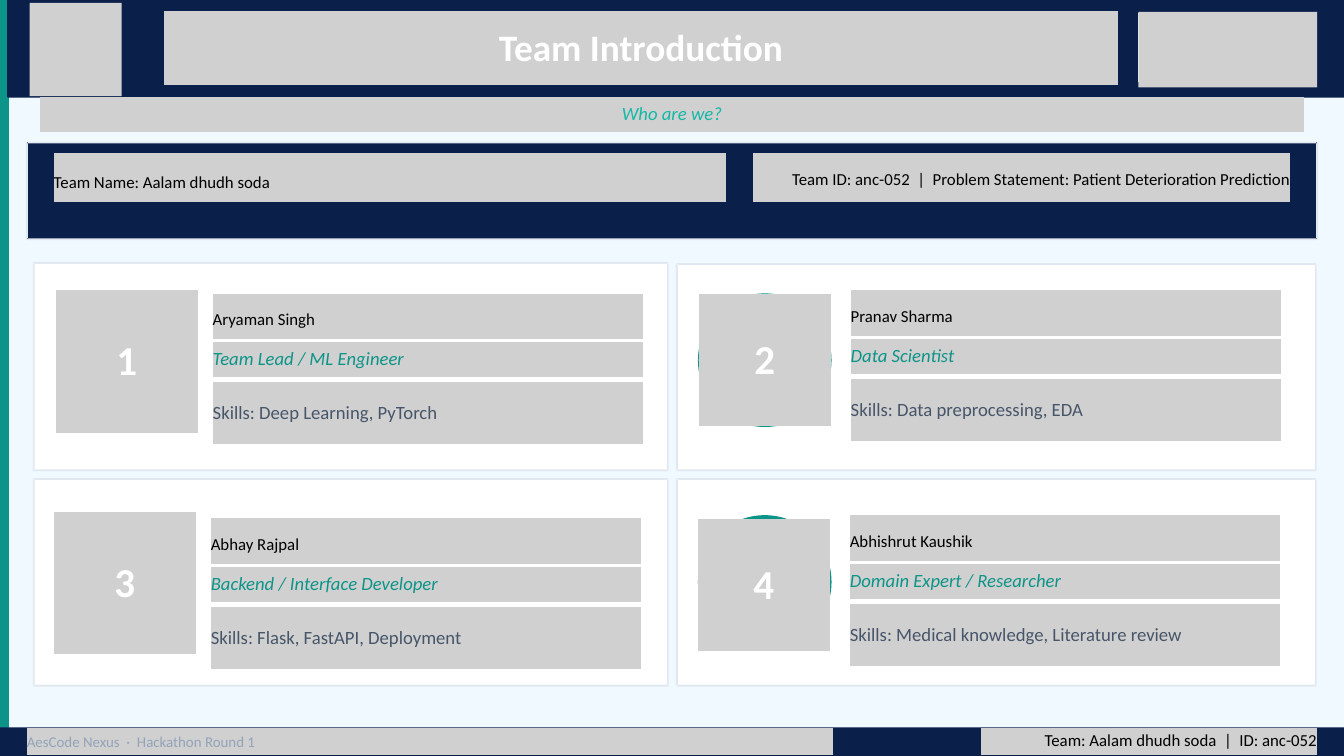
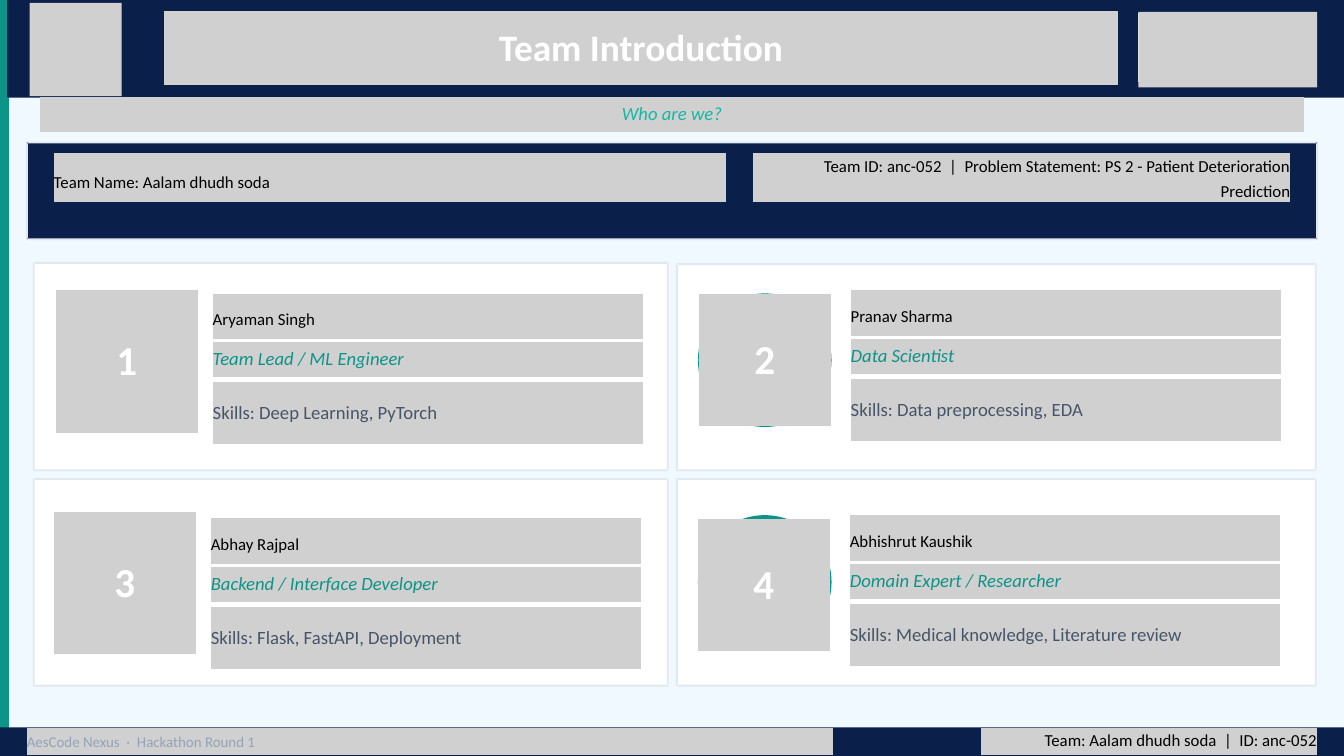
Before and after one commit to Aryamanseven/Patient-Deterioration-Prediction-System, a slide deck: slide 8 of submission/AesCodeNexus_Round1_Submission_Final_Technical_Patient_Deterioration_TeamReady.pptx. Drawn at 1344x756 pixels with LibreOffice and Linux fonts; fonts in the diff are those of the drawing; grey boxes stand for pictures. Boxes give left, top, right and bottom in pixels: in the first picture for what was removed or moved away, otherwise in the second. Text is boxed around its words. In the diff, an @@ line names an element or a change of style, - is before the commit and + after.

```diff
--- a/submission/AesCodeNexus_Round1_Submission_Final_Technical_Patient_Deterioration_TeamReady.pptx
+++ b/submission/AesCodeNexus_Round1_Submission_Final_Technical_Patient_Deterioration_TeamReady.pptx
@@ text at <box>824,160,1290,197</box>: text changed @@
-Team ID: anc-052 | Problem Statement: Patient Deterioration Prediction
+Team ID: anc-052 | Problem Statement: PS 2 - Patient Deterioration Prediction
```
Also in this commit, not shown: 1 other slide changed.
